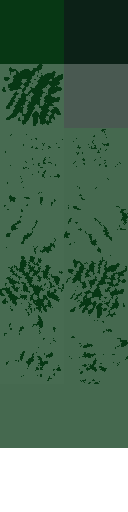
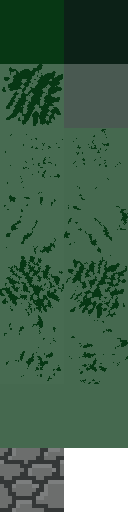
Layer changes from the first 128x512 image to the second:
added layer "Pasted Layer #2" above "Pasted Layer copy #12" over [0, 448, 64, 512]